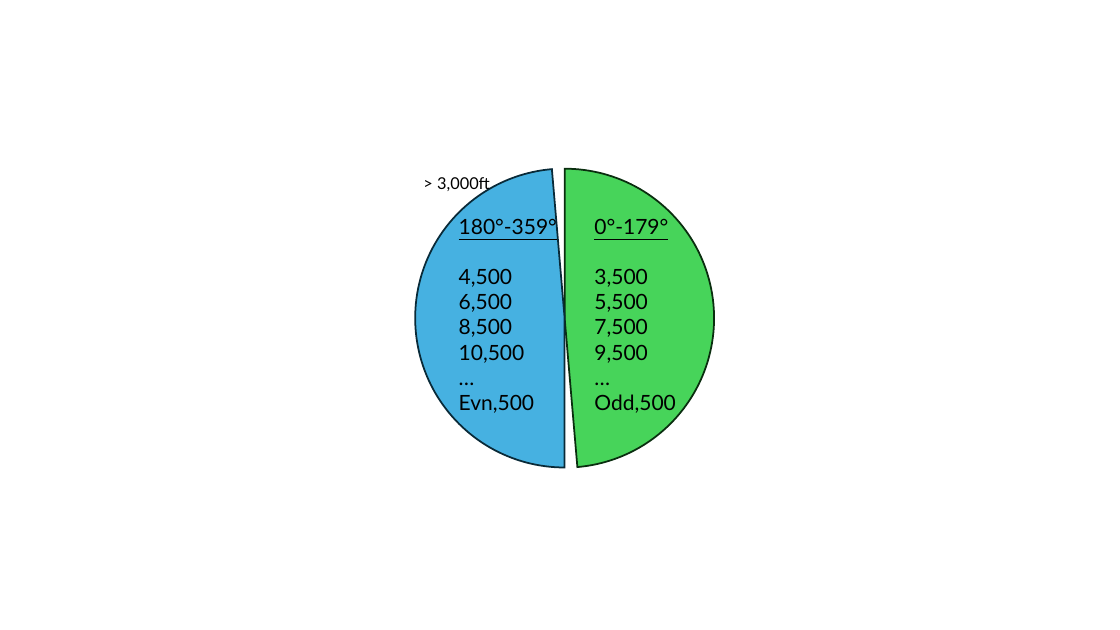
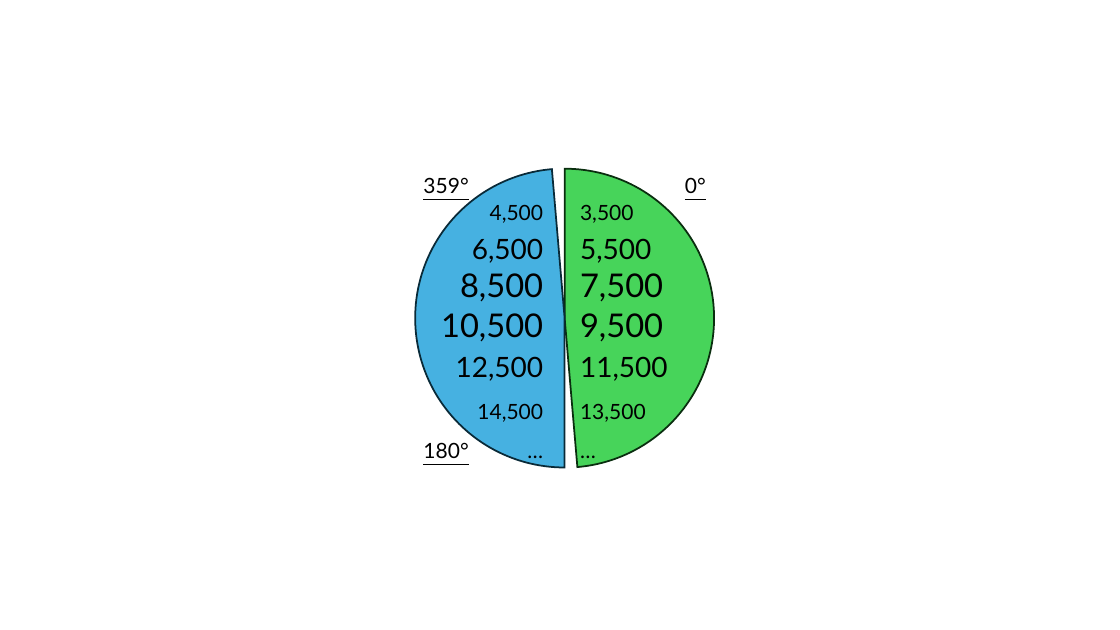
Before and after one commit to jcjollant/gakneeboard, a slide deck: slide 6 of ui/docs/Tiles.pptx. Drawn at 1120x630 pixels with LibreOffice and Linux fonts; fonts in the diff are those of the drawing. Boxes give left, top, right and bottom in pixels: in the first picture for what was removed or moved away, otherwise in the second. Text is boxed around its words. In the diff, an @@ line names an element or a change of style, - is before the commit and + after.

```diff
--- a/ui/docs/Tiles.pptx
+++ b/ui/docs/Tiles.pptx
@@ text added at (x1=423, y1=177, x2=468, y2=193), 18 pt, text #000000, underline @@
+359°
@@ text removed at (x1=437, y1=177, x2=490, y2=193) @@
-> 3,000ft
@@ text added at (x1=685, y1=177, x2=706, y2=193), 18 pt, text #000000, underline @@
+0°
@@ text "4,500" moved from (x1=459, y1=215, x2=557, y2=413) to (x1=441, y1=204, x2=544, y2=422) @@
@@ text at (x1=441, y1=204, x2=543, y2=341): size 18 to 24 pt in "6,500"; size 18 to 28 pt in "8,500", "10,500"; alignment left to right; line spacing 1 to 34pt @@
@@ text "3,500" moved from (x1=594, y1=218, x2=675, y2=413) to (x1=580, y1=204, x2=668, y2=422) @@
@@ text at (x1=580, y1=204, x2=633, y2=223): text changed @@
-0°-179°
-3,500
+3,500
@@ text at (x1=459, y1=215, x2=557, y2=236): paragraph removed @@
-180°-359°
@@ text at (x1=580, y1=238, x2=663, y2=341): size 18 to 24 pt in "5,500"; size 18 to 28 pt in "7,500", "9,500"; line spacing 1 to 34pt @@
@@ text at (x1=456, y1=356, x2=544, y2=422): paragraphs added @@
+12,500
+14,500
@@ text at (x1=580, y1=356, x2=668, y2=422): paragraphs added @@
+11,500
+13,500
@@ text at (x1=459, y1=394, x2=534, y2=413): paragraph removed @@
-Evn,500
@@ text at (x1=594, y1=394, x2=675, y2=413): paragraph removed @@
-Odd,500
@@ text added at (x1=423, y1=442, x2=468, y2=458), 18 pt, text #000000, underline @@
+180°
```
Also in this commit, not shown: 1 other file.
